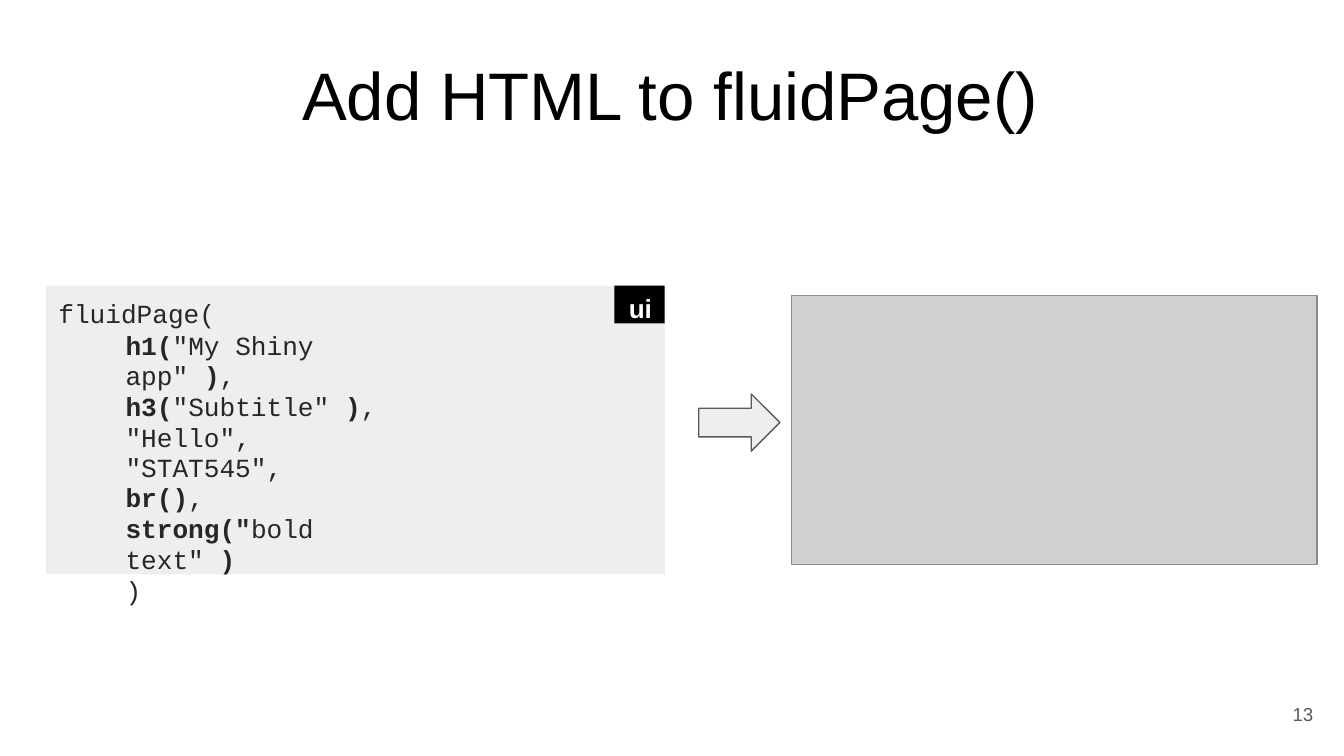
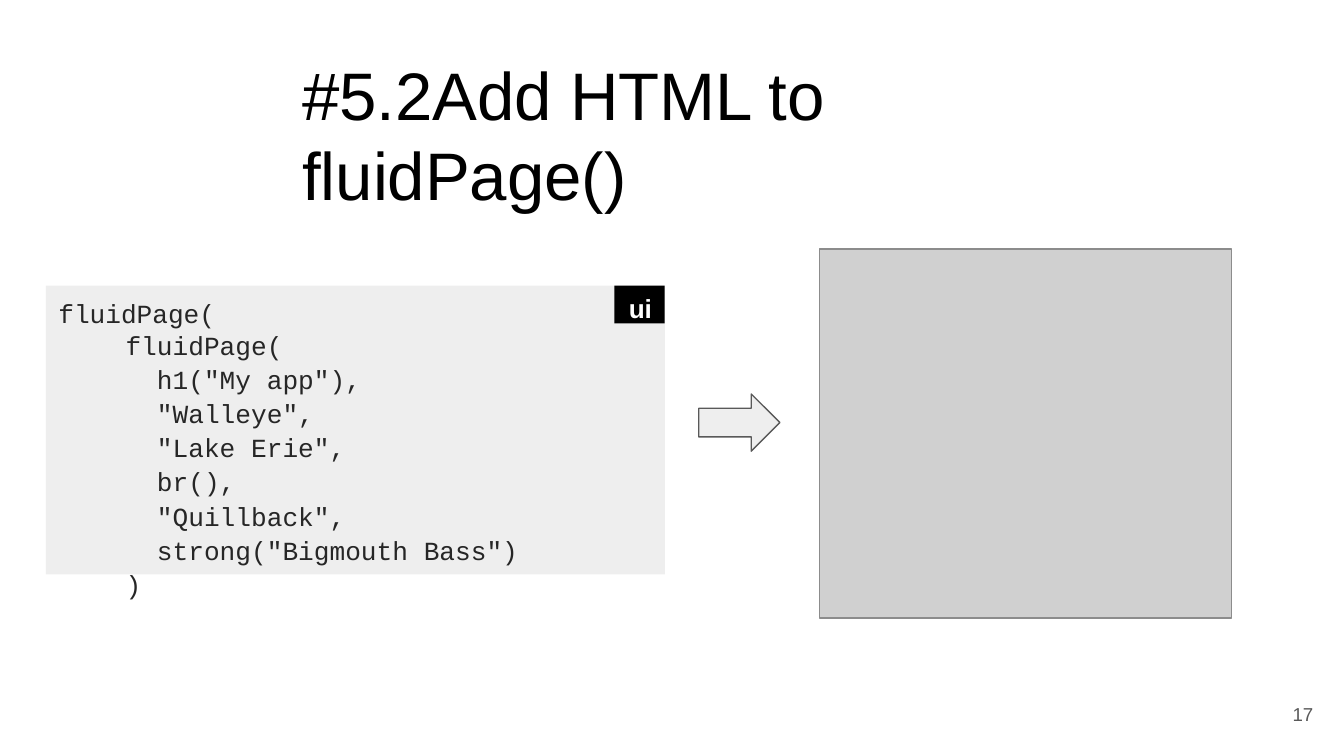
Before and after one commit to WHOIGit/Rshinypresentation, a slide deck: slide 17 of shinyRpresentation.odp (slide 13 before the commit). Drawn at 1344x756 pixels with LibreOffice and Linux fonts; fonts in the diff are those of the drawing; grey boxes stand for pictures. Boxes give left, top, right and bottom in pixels: in the first picture for what was removed or moved away, otherwise in the second. Text is boxed around its words. In the diff, an @@ line names an element or a change of style, - is before the commit and + after.

```diff
--- a/shinyRpresentation.odp
+++ b/shinyRpresentation.odp
@@ title at [302,71,825,213]: text changed @@
-Add HTML to fluidPage()
+#5.2Add HTML to fluidPage()
@@ picture: place and size @@
-picture at [792,296,1317,564]
+picture at [820,249,1231,618]
@@ text at [126,336,361,462]: text changed @@
-h1("My Shiny app" ), h3("Subtitle" ), "Hello",
-"STAT545",
+fluidPage(
+h1("My app"),
+"Walleye",
+"Lake Erie",
@@ text at [157,473,235,497]: bold off in "br(),"; more space between paragraphs; line spacing 16.6pt to 16.5pt @@
@@ text at [157,507,518,566]: text changed; bold off @@
-strong("bold text" )
+"Quillback",
+strong("Bigmouth Bass")
@@ page number at [1293,708,1314,721]: text changed @@
-13
+17
```
Also in this commit, not shown: 28 other slides changed, 10 slides added, 7 slides removed, 8 other files.
